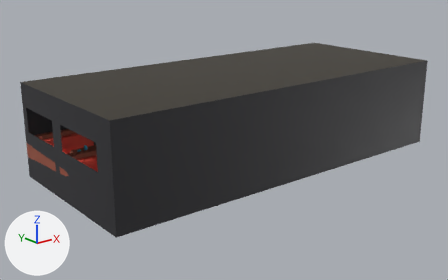
The glTF model demo/assets/models/coffee_shop.glb: old version first, new version second.
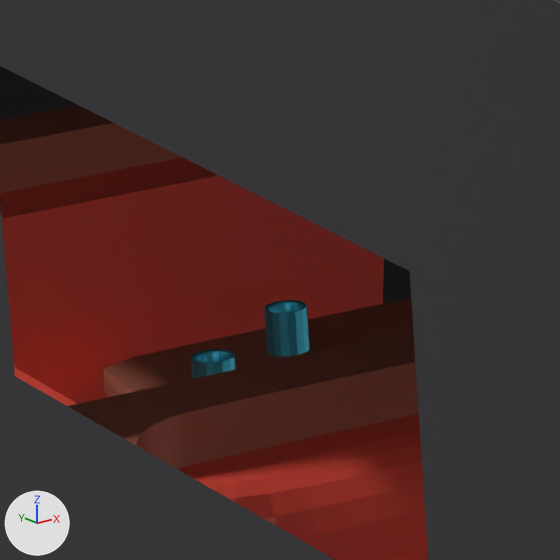
Each version is shown whole from a camera (50 mm lens) standing at (-8.58, -14.0, 6.3) and looking at (2.74, 0.15, 0.65), then close up on the part from 14% to 24% of the width and 43% to 60% of the height. The axes (+X, +Y, +Z) are drawn at lower left. The lights are the same throughout. Where no turn or scale is listed for an object, it has been applied to the vertices. Vertices at the same position are counted once.

Before the edit, the objects in view are built like this:
```python
mat_glass = principled_material('Glass')
mat_glass.base_color = (0.0879, 0.607, 0.8)  # cyan #54cce7
mat_glass.metallic = 0.925
mat_glass.roughness = 0.522
mat_glass.ior = 1.45
mat_glass.transmission_weight = 0.0806
me_cube_001 = bpy.data.meshes.new('Cube.001')
me_cube_001.from_pydata(...)  # 286 vertices, 568 faces; spans x -0.74..1.17, y -1.16..0.74, z -0.56..0.63
# faces by material slot: [188, 380]
me_cube_001.materials.append(mat_sofa)  # red #e74f40
me_cube_001.materials.append(mat_wood)  # brown #a8604c
me_mesh_015 = bpy.data.meshes.new('Mesh.015')
me_mesh_015.from_pydata(...)  # 226 vertices, 448 faces; spans x -0.0497..0.0497, y -0.0497..0.0497, z -0.0542..0.0542
me_mesh_015.materials.append(mat_glass)  # cyan #54cce7
me_mesh_016 = bpy.data.meshes.new('Mesh.016')
me_mesh_016.from_pydata(...)  # 226 vertices, 448 faces; spans x -0.0497..0.0497, y -0.0497..0.0497, z -0.0542..0.0542
me_mesh_016.materials.append(mat_glass)  # cyan #54cce7
ob_glass_004 = bpy.data.objects.new('Glass.004', me_mesh_015)
ob_glass_004.location = (-1.23, 1.417, 0.884)
ob_glass_005 = bpy.data.objects.new('Glass.005', me_mesh_016)
ob_glass_005.location = (-1.534, 1.181, 0.884)
ob_sofa = bpy.data.objects.new('Sofa', me_cube_001)
ob_sofa.location = (-1.759, 1.758, 0.56)
# also in view: 'Table' at (-1.17, 1.23, 0.42); 'Sofa.001' at (-1.55, -0.61, 0.6); 'Wall' at (3.29, 0.0, 1.37)
```
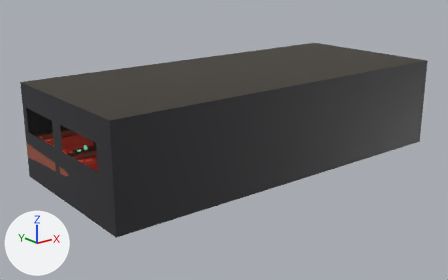
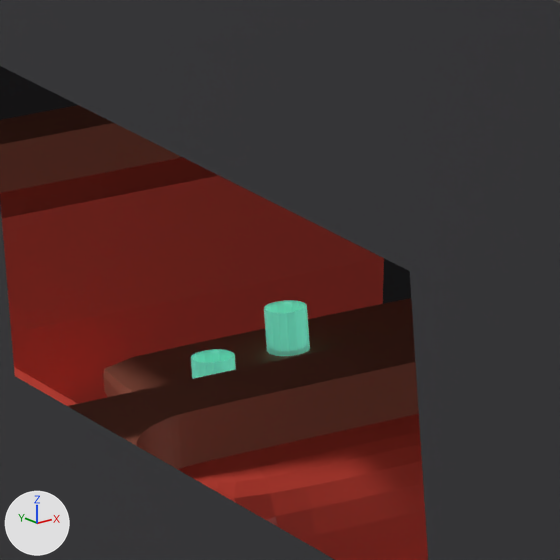
Edits to the bpy script that builds the scene:
```text
Change mat_glass:
    mat_glass.base_color: (0.0879, 0.607, 0.8) -> (0.15, 0.607, 0.45)  # cyan #54cce7 -> green #6cccb3
    mat_glass.roughness: 0.522 -> 0.3
    mat_glass.alpha: 1.0 -> 0.6
    add mat_glass.emission_strength = 1.0
    add mat_glass.emission_color = (0.09, 0.362, 0.27)  # green #55a28e
Change me_mesh_015:
    where me_mesh_015.from_pydata(...)  # 226 vertices, 448 faces; spans x -0.0497..0.0497, y -0.0497..0.0497, z -0.0542..0.0542
    used by ob_glass_004; location = (-1.23, 1.417, 0.884)
    me_mesh_015 part 1: 137 of 226 vertices moved; they spanned x -0.0458..0.0458, y -0.0458..0.0458, z -0.0321..0.054 and now span x -0.0479..0.0479, y -0.0479..0.0479, z -0.0454..0.054; mean shift (0.0, 0.0, -0.0066); largest move (-0.0186, -0.0186, -0.0161) -> (-0.0319, -0.0319, -0.0423)
Change me_mesh_016:
    where me_mesh_016.from_pydata(...)  # 226 vertices, 448 faces; spans x -0.0497..0.0497, y -0.0497..0.0497, z -0.0542..0.0542
    used by ob_glass_005; location = (-1.534, 1.181, 0.884)
    me_mesh_016 part 2: 137 of 226 vertices moved; they spanned x -0.0458..0.0458, y -0.0458..0.0458, z -0.0321..0.054 and now span x -0.0479..0.0479, y -0.0479..0.0479, z -0.0454..0.054; mean shift (0.0, 0.0, -0.0066); largest move (-0.0186, -0.0186, -0.0161) -> (-0.0319, -0.0319, -0.0423)
```

Pixel boxes [x1, y1, x2, y2] of what changed, in the close-ups (560 x 560 px; the box of a moved part takes in the faces that stretch with it):
'Glass.004', recoloured, surface changed, reshaped (cyan to green)
    both: [264, 300, 310, 356]
'Glass.005', recoloured, surface changed, reshaped (cyan to green)
    both: [191, 349, 236, 379]
part 1 of me_mesh_015, moved or reshaped
    both: [264, 300, 307, 313]
part 2 of me_mesh_016, moved or reshaped
    both: [191, 349, 235, 363]
